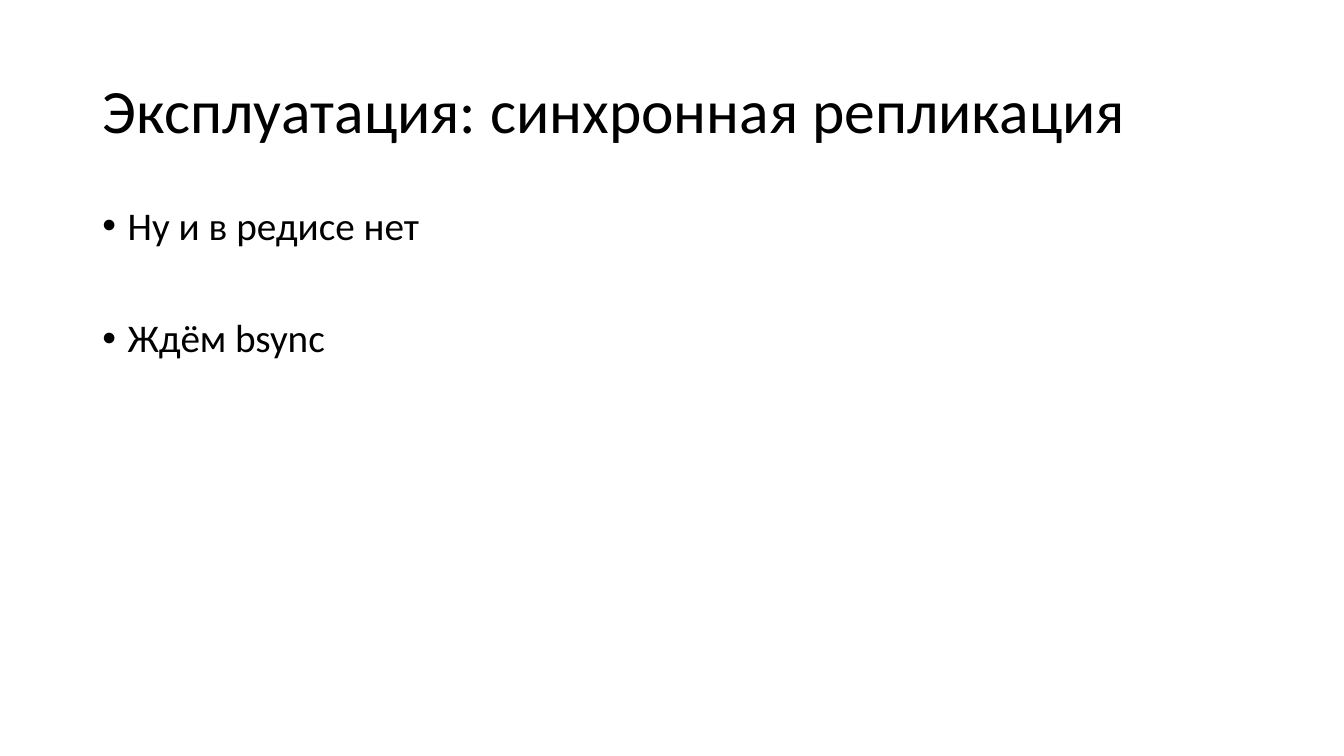
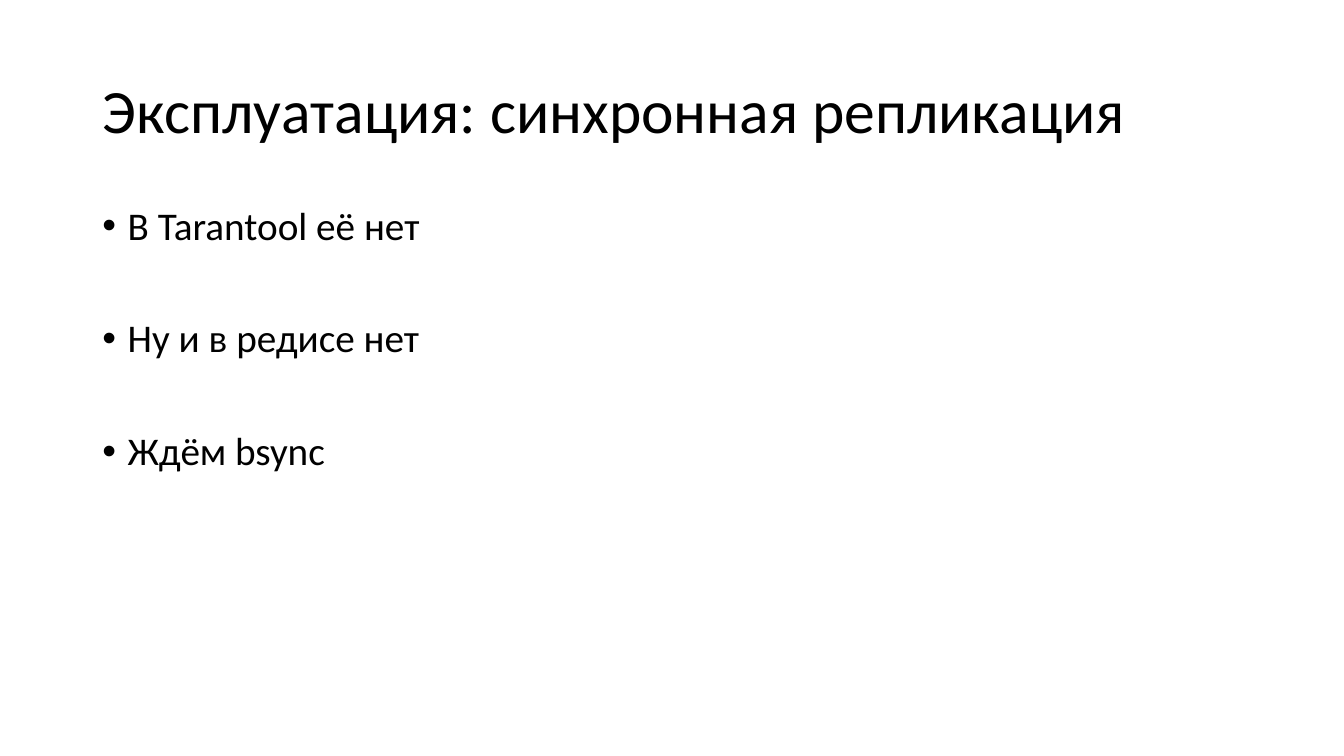
Before and after one commit to aensidhe/presentations, a slide deck: slide 34 of 2017/10/net core and linux in production.pptx. Drawn at 1344x756 pixels with LibreOffice and Linux fonts; fonts in the diff are those of the drawing. Boxes give left, top, right and bottom in pixels: in the first picture for what was removed or moved away, otherwise in the second. Text is boxed around its words. In the diff, an @@ line names an element or a change of style, - is before the commit and + after.

```diff
--- a/2017/10/net core and linux in production.pptx
+++ b/2017/10/net core and linux in production.pptx
@@ text at (128, 212, 419, 241): paragraph added @@
+• В Tarantool её нет
```
Also in this commit, not shown: 1 other slide changed, 1 slide added, 1 slide removed.
